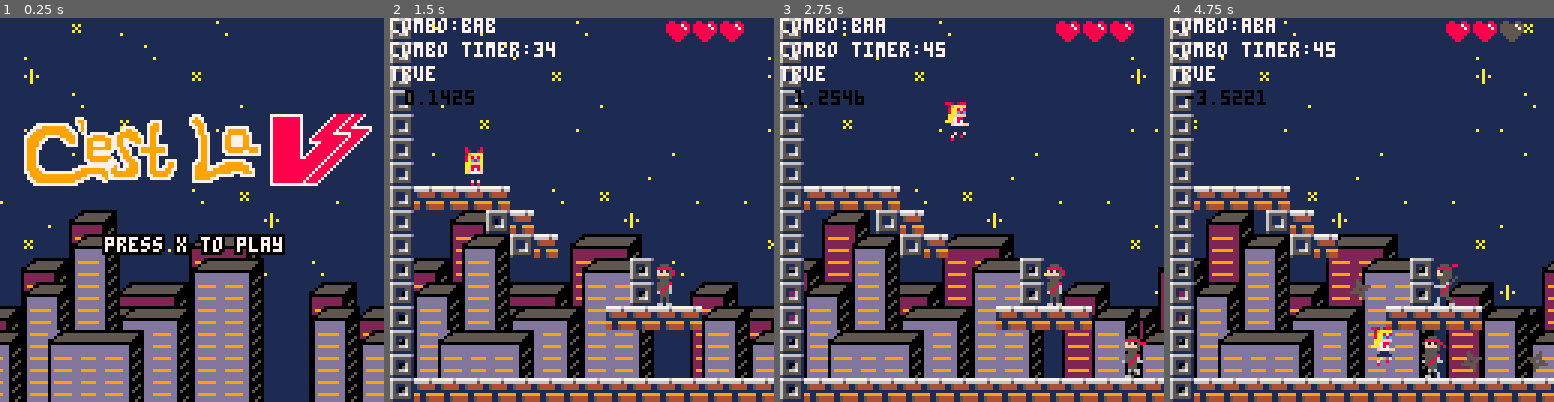
Above: before the commit, frames 1-4 (left to right).
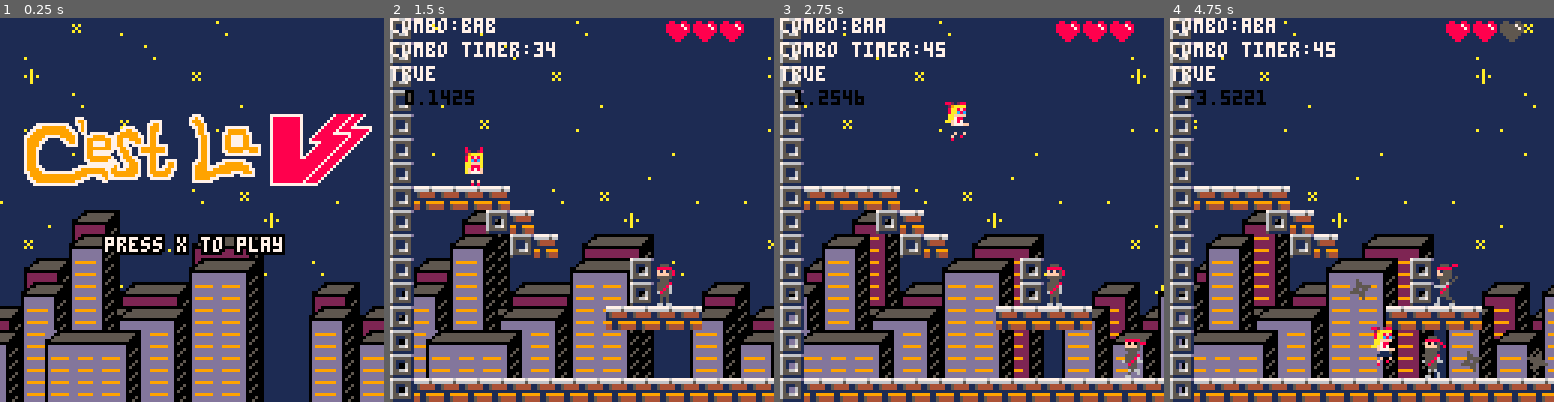
Above: after the commit, the same moments.

Repository: MarkNickerson/SailorV
Game: PICO-8 cartridge sailorv.p8
Two runs of this game, one before a commit and one after it. Both use one fixed random seed, a clock stepped at 60 frames per second and the inputs below.
Inputs:
- Up to frame 1 (0.25 s): no input
- Up to frame 2 (1.5 s): tap X (X key) at 0.33, 1.07 s; tap O (Z key) at 0.7 s
- Up to frame 3 (2.75 s): hold Right 1.6-2.1 s; tap O (Z key) at 1.7, 2.1, 2.5 s; tap X (X key) at 1.85 s; hold Up 2.15-2.42 s; hold Right from 2.47 s (still down)
- Up to frame 4 (4.75 s): tap O (Z key) every 0.4 s from 2.9 to 4.5 s; tap X (X key) at 2.97, 4.08 s; release Right at 3.03 s; hold Left 3.08-3.58 s; hold Down 3.63-3.97 s; hold Right 4.02-4.68 s; hold Up from 4.73 s (still down)

The runs differ from the first frame. In frame 1, 6.1% of the frame differs, in the area x 0-98%, y 50-100%; in frame 2, 10%; in frame 3, 17%, in the area x 2-100%, y 50-98%; in frame 4, 17%.

Commit message:
fixed parallaxing again

Diff:
--- a/sailorv.p8
+++ b/sailorv.p8
@@ -576,33 +576,35 @@
 end
 
 function draw_splash()
-    rectfill(0,0,screen_size,screen_size,1)
-    local x = t / 8
-    x = x % 128
-    local y=0
-    map(21, 16, -x, y, 16, 16, 0)
-    map(21, 16, 128-x, y, 16, 16, 0)
-
-    palt(0, false)
-    pal(13,2)
-    map(0, 17, (-x)/3, y-8, 128, 32, 0x5)
-    map(0, 17, 128-(x/3), y-8, 128, 32, 0x5)
-    pal()
-    palt(0, true)
-
-    --static skyline
-    palt(0, false)
-    palt(1, true)
-    y = 0
-    map(0, 17, 0, y, 128, 32)
-    palt(1,false)
-    palt(0, true)
-
-    spr(208, 4, 32, 15, 3)
-    if(t % 60 >= 10) then
-      local text = "press x to play"
-      write(text, text_x_pos(text), 72,7)
-    end
+  rectfill(0,0,screen_size,screen_size,1)
+  local x = t / 8
+  x = x % 128
+  local y=0
+  map(21, 16, -x, y, 16, 16, 0)
+  map(21, 16, 128-x, y, 16, 16, 0)
+
+  --static skyline
+  palt(0, false)
+  palt(1, true)
+  pal(13,2)
+  y = 0
+  map(0, 17, 0, y-8, 128, 32)
+  pal()
+  palt(1,false)
+  palt(0, true)
+
+  palt(0, false)
+  palt(1, true)
+  map(0, 17, (-x)/2, y, 128, 32, 0x5)
+  map(0, 17, 128-((x)/2), y, 128, 32, 0x5)
+  palt(1, false)
+  palt(0, true)
+
+  spr(208, 4, 32, 15, 3)
+  if(t % 60 >= 10) then
+    local text = "press x to play"
+    write(text, text_x_pos(text), 72,7)
+  end
 end
 
 -- game
@@ -635,18 +637,20 @@
   map(21, 16, -x, y, 16, 16, 0)
   map(21, 16, 128-x, y, 16, 16, 0)
 
-  palt(0, false)
-  pal(13,2)
-  map(0, 17, (-player.x)/6, y-8, 128, 32, 0x5)
-  map(0, 17, 128-((player.x)/6), y-8, 128, 32, 0x5)
-  pal()
-  palt(0, true)
-
   --static skyline
   palt(0, false)
   palt(1, true)
+  pal(13,2)
   y = 0
-  map(0, 17, 0, y, 128, 32)
+  map(0, 17, 0, y-8, 128, 32)
+  pal()
+  palt(1,false)
+  palt(0, true)
+
+  palt(0, false)
+  palt(1, true)
+  map(0, 17, (-player.x)/6, y, 128, 32, 0x5)
+  map(0, 17, 128-((player.x)/6), y, 128, 32, 0x5)
   palt(1,false)
   palt(0, true)
 
